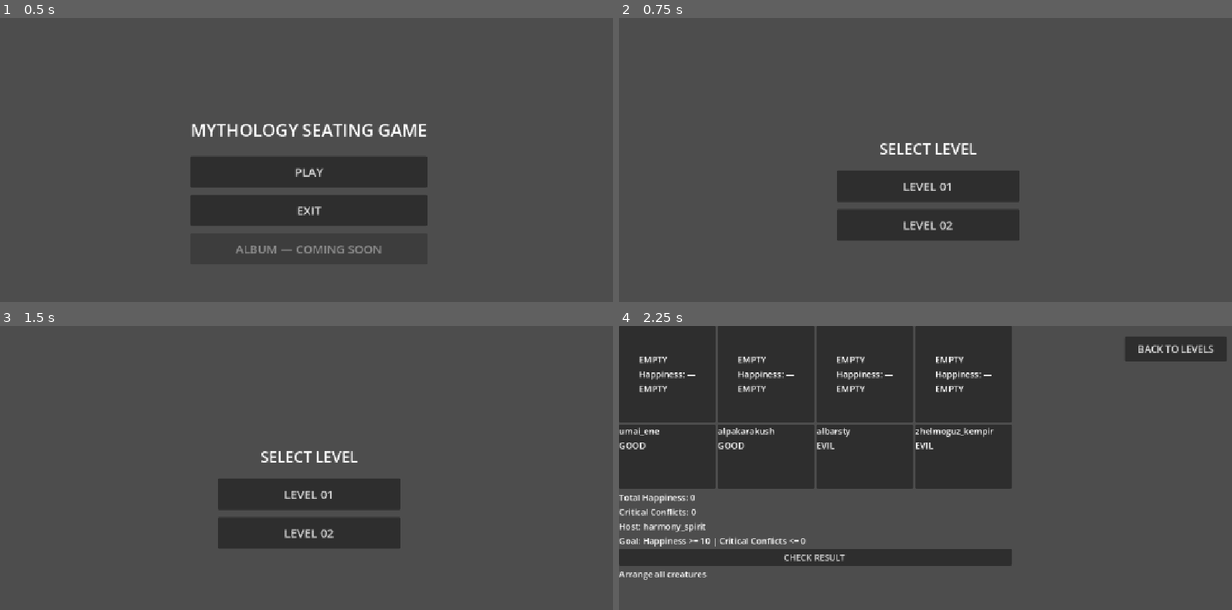
Above: before the commit, frames 1-4 (two rows, left to right).
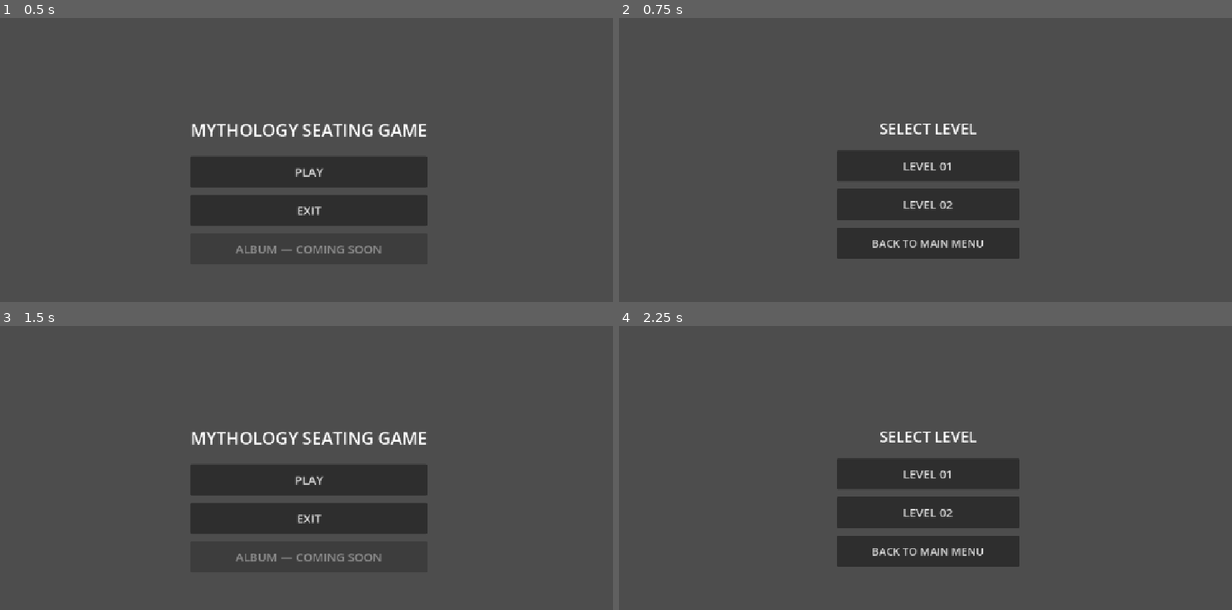
Above: after the commit, the same moments.

Repository: Malike-create/mythology-seating-game
Game: Godot game, scene res://scenes/main_menu/main_menu.tscn
The game is run twice, just before and just after one commit, with the same random seed, the same clock (stepped at 60 frames per second) and the same inputs.
Inputs (mouse positions are in pixels of both pictures, inside the frame that each line leads up to):
- Up to frame 1 (0.5 s): no input
- Up to frame 2 (0.75 s): click "PLAY" at 0.5 s
- Up to frame 3 (1.5 s): click (306, 550) at 1.25 s, where only the run after the commit has a clickable "BACK TO MAIN MENU"
- Up to frame 4 (2.25 s): click (925, 493) at 2 s, where only the run before the commit has a clickable "LEVEL 01"

Frame 1 is identical in both runs. In frame 2, 6.4% of the frame differs, in the area x 35-66%, y 37-85%; in frame 3, 7.1%; in frame 4, 41%, in the area x 0-100%, y 0-90%.

Commit message:
Add gameplay results and complete navigation flow

Diff:
--- a/scenes/gameplay/gameplay.tscn
+++ b/scenes/gameplay/gameplay.tscn
@@ -2,7 +2,6 @@
 
 [ext_resource type="Script" uid="uid://omw5xsw7fo7y" path="res://scripts/gameplay/placement_controller.gd" id="1_0w2j2"]
 [ext_resource type="Script" uid="uid://l3j50yysa2xw" path="res://scripts/gameplay/gameplay_controller.gd" id="2_gh441"]
-[ext_resource type="Resource" uid="uid://b7wj6asir27jg" path="res://data/levels/level_02.tres" id="3_pa1on"]
 [ext_resource type="Script" uid="uid://b4oyxfttcfksl" path="res://scripts/gameplay/level_scene_builder.gd" id="4_elju3"]
 [ext_resource type="PackedScene" uid="uid://eisikle2f4oi" path="res://scenes/gameplay/seat_slot.tscn" id="5_lb4ud"]
 [ext_resource type="PackedScene" uid="uid://y5m1amrh3lx0" path="res://scenes/gameplay/creature_card.tscn" id="6_bhb63"]
@@ -61,7 +60,6 @@
 
 [node name="GameplayController" type="Node" parent="." unique_id=1433047611 node_paths=PackedStringArray("level_scene_builder", "placement_controller", "host_label", "objective_label", "total_happiness_label", "critical_conflicts_label", "submit_button", "result_label")]
 script = ExtResource("2_gh441")
-level_data = ExtResource("3_pa1on")
 level_scene_builder = NodePath("../LevelSceneBuilder")
 placement_controller = NodePath("../PlacementController")
 host_label = NodePath("../MainColumn/StatusPanel/HostLabel")
@@ -83,3 +81,37 @@
 offset_right = 8.0
 offset_bottom = 8.0
 script = ExtResource("7_gh441")
+
+[node name="ResultOverlay" type="ColorRect" parent="." unique_id=874274761]
+layout_mode = 0
+offset_right = 40.0
+offset_bottom = 40.0
+
+[node name="CenterContainer" type="CenterContainer" parent="ResultOverlay" unique_id=1892388689]
+layout_mode = 0
+offset_right = 40.0
+offset_bottom = 40.0
+
+[node name="ResultPanel" type="PanelContainer" parent="ResultOverlay/CenterContainer" unique_id=203747153]
+layout_mode = 2
+
+[node name="ResultVBox" type="VBoxContainer" parent="ResultOverlay/CenterContainer/ResultPanel" unique_id=567771563]
+layout_mode = 2
+
+[node name="ResultTitleLabel" type="Label" parent="ResultOverlay/CenterContainer/ResultPanel/ResultVBox" unique_id=705923029]
+layout_mode = 2
+
+[node name="ResultDetailsLabel" type="Label" parent="ResultOverlay/CenterContainer/ResultPanel/ResultVBox" unique_id=375692311]
+layout_mode = 2
+
+[node name="ButtonsRow" type="HBoxContainer" parent="ResultOverlay/CenterContainer/ResultPanel/ResultVBox" unique_id=1492958673]
+layout_mode = 2
+
+[node name="NextLevelButton" type="Button" parent="ResultOverlay/CenterContainer/ResultPanel/ResultVBox/ButtonsRow" unique_id=1949395490]
+layout_mode = 2
+
+[node name="RetryButton" type="Button" parent="ResultOverlay/CenterContainer/ResultPanel/ResultVBox/ButtonsRow" unique_id=1109625524]
+layout_mode = 2
+
+[node name="BackButton" type="Button" parent="ResultOverlay/CenterContainer/ResultPanel/ResultVBox/ButtonsRow" unique_id=349314951]
+layout_mode = 2
--- a/scenes/level_select/level_select.tscn
+++ b/scenes/level_select/level_select.tscn
@@ -38,3 +38,6 @@
 custom_minimum_size = Vector2(340, 58)
 layout_mode = 2
 text = "LEVEL 02"
+
+[node name="BackToMainMenuButton" type="Button" parent="CenterContainer/VBoxContainer" unique_id=278438137]
+layout_mode = 2
--- a/scripts/gameplay/gameplay_controller.gd
+++ b/scripts/gameplay/gameplay_controller.gd
@@ -2,6 +2,19 @@
 extends Node
 
 
+const LEVEL_SELECT_SCENE_PATH: String = (
+	"res://scenes/level_select/level_select.tscn"
+)
+
+const GAMEPLAY_SCENE_PATH: String = (
+	"res://scenes/gameplay/gameplay.tscn"
+)
+
+const LEVEL_02: LevelData = preload(
+	"res://data/levels/level_02.tres"
+)
+
+
 @export_category("Level")
 
 @export var level_data: LevelData
@@ -23,6 +36,47 @@
 
 @export var submit_button: Button
 @export var result_label: Label
+
+
+@onready var result_overlay: ColorRect = (
+	$"../ResultOverlay"
+)
+
+@onready var result_center_container: CenterContainer = (
+	$"../ResultOverlay/CenterContainer"
+)
+
+@onready var result_panel: PanelContainer = (
+	$"../ResultOverlay/CenterContainer/ResultPanel"
+)
+
+@onready var result_vbox: VBoxContainer = (
+	$"../ResultOverlay/CenterContainer/ResultPanel/ResultVBox"
+)
+
+@onready var result_title_label: Label = (
+	$"../ResultOverlay/CenterContainer/ResultPanel/ResultVBox/ResultTitleLabel"
+)
+
+@onready var result_details_label: Label = (
+	$"../ResultOverlay/CenterContainer/ResultPanel/ResultVBox/ResultDetailsLabel"
+)
+
+@onready var buttons_row: HBoxContainer = (
+	$"../ResultOverlay/CenterContainer/ResultPanel/ResultVBox/ButtonsRow"
+)
+
+@onready var next_level_button: Button = (
+	$"../ResultOverlay/CenterContainer/ResultPanel/ResultVBox/ButtonsRow/NextLevelButton"
+)
+
+@onready var retry_button: Button = (
+	$"../ResultOverlay/CenterContainer/ResultPanel/ResultVBox/ButtonsRow/RetryButton"
+)
+
+@onready var result_back_button: Button = (
+	$"../ResultOverlay/CenterContainer/ResultPanel/ResultVBox/ButtonsRow/BackButton"
+)
 
 
 var _happiness_calculator: HappinessCalculator
@@ -45,13 +99,13 @@
 			"Gameplay uses Inspector level: ",
 			level_data.id
 		)
+
 	_happiness_calculator = HappinessCalculator.new()
 	_objective_evaluator = HostObjectiveEvaluator.new()
 
 	if not _validate_dependencies():
 		return
 
-	## Сначала создаём визуальные объекты уровня.
 	var level_built: bool = (
 		level_scene_builder.build_level(
 			level_data
@@ -61,8 +115,6 @@
 	if not level_built:
 		return
 
-	## После создания карточек и мест
-	## PlacementController собирает их в свои массивы.
 	var placement_initialized: bool = (
 		placement_controller.initialize()
 	)
@@ -87,8 +139,15 @@
 			_on_submit_pressed
 		)
 
+	_connect_result_buttons()
+	_configure_interface()
+	_configure_result_overlay()
+
 	_refresh_level_ui()
 	_refresh_happiness()
+
+	print("GAMEPLAY HUD READY")
+	print("RESULT OVERLAY READY")
 
 
 func _validate_dependencies() -> bool:
@@ -113,7 +172,171 @@
 	return true
 
 
+func _configure_interface() -> void:
+	if host_label != null:
+		host_label.visible = true
+
+	if objective_label != null:
+		objective_label.visible = true
+		objective_label.autowrap_mode = (
+			TextServer.AUTOWRAP_WORD_SMART
+		)
+
+	if total_happiness_label != null:
+		total_happiness_label.visible = true
+
+	if critical_conflicts_label != null:
+		critical_conflicts_label.visible = true
+
+	if submit_button != null:
+		submit_button.visible = true
+		submit_button.disabled = true
+		submit_button.text = "CHECK RESULT"
+		submit_button.focus_mode = Control.FOCUS_ALL
+
+	if result_label != null:
+		result_label.visible = true
+		result_label.text = ""
+		result_label.autowrap_mode = (
+			TextServer.AUTOWRAP_WORD_SMART
+		)
+
+
+func _configure_result_overlay() -> void:
+	result_overlay.visible = false
+	result_overlay.color = Color(
+		0.0,
+		0.0,
+		0.0,
+		0.75
+	)
+
+	result_overlay.mouse_filter = (
+		Control.MOUSE_FILTER_STOP
+	)
+
+	result_overlay.z_index = 200
+
+	result_overlay.set_anchors_and_offsets_preset(
+		Control.PRESET_FULL_RECT
+	)
+
+	result_center_container.set_anchors_and_offsets_preset(
+		Control.PRESET_FULL_RECT
+	)
+
+	result_panel.custom_minimum_size = Vector2(
+		540.0,
+		330.0
+	)
+
+	result_vbox.custom_minimum_size = Vector2(
+		500.0,
+		290.0
+	)
+
+	result_vbox.add_theme_constant_override(
+		"separation",
+		18
+	)
+
+	result_title_label.text = "LEVEL RESULT"
+
+	result_title_label.horizontal_alignment = (
+		HORIZONTAL_ALIGNMENT_CENTER
+	)
+
+	result_title_label.vertical_alignment = (
+		VERTICAL_ALIGNMENT_CENTER
+	)
+
+	result_title_label.add_theme_font_size_override(
+		"font_size",
+		32
+	)
+
+	result_details_label.horizontal_alignment = (
+		HORIZONTAL_ALIGNMENT_CENTER
+	)
+
+	result_details_label.vertical_alignment = (
+		VERTICAL_ALIGNMENT_CENTER
+	)
+
+	result_details_label.autowrap_mode = (
+		TextServer.AUTOWRAP_WORD_SMART
+	)
+
+	result_details_label.custom_minimum_size = Vector2(
+		480.0,
+		150.0
+	)
+
+	result_details_label.add_theme_font_size_override(
+		"font_size",
+		20
+	)
+
+	buttons_row.alignment = (
+		BoxContainer.ALIGNMENT_CENTER
+	)
+
+	buttons_row.add_theme_constant_override(
+		"separation",
+		12
+	)
+
+	next_level_button.text = "NEXT LEVEL"
+	retry_button.text = "RETRY"
+	result_back_button.text = "BACK TO LEVELS"
+
+	next_level_button.custom_minimum_size = Vector2(
+		150.0,
+		52.0
+	)
+
+	retry_button.custom_minimum_size = Vector2(
+		120.0,
+		52.0
+	)
+
+	result_back_button.custom_minimum_size = Vector2(
+		170.0,
+		52.0
+	)
+
+	next_level_button.focus_mode = Control.FOCUS_ALL
+	retry_button.focus_mode = Control.FOCUS_ALL
+	result_back_button.focus_mode = Control.FOCUS_ALL
+
+
+func _connect_result_buttons() -> void:
+	if not next_level_button.pressed.is_connected(
+		_on_next_level_pressed
+	):
+		next_level_button.pressed.connect(
+			_on_next_level_pressed
+		)
+
+	if not retry_button.pressed.is_connected(
+		_on_retry_pressed
+	):
+		retry_button.pressed.connect(
+			_on_retry_pressed
+		)
+
+	if not result_back_button.pressed.is_connected(
+		_on_result_back_pressed
+	):
+		result_back_button.pressed.connect(
+			_on_result_back_pressed
+		)
+
+
 func _on_placement_changed() -> void:
+	if result_overlay.visible:
+		result_overlay.visible = false
+
 	if result_label != null:
 		result_label.text = ""
 
@@ -128,16 +351,19 @@
 		if level_data.host != null:
 			host_label.text = (
 				"Host: "
-				+ String(level_data.host.id)
+				+ _format_display_name(
+					String(level_data.host.id)
+				)
 			)
 		else:
-			host_label.text = "Host: NONE"
+			host_label.text = "Host: None"
 
 	if objective_label != null:
 		objective_label.text = (
-			"Goal: Happiness >= "
+			"Goal:\n"
+			+ "Happiness >= "
 			+ str(level_data.required_happiness)
-			+ " | Critical Conflicts <= "
+			+ "\nCritical Conflicts <= "
 			+ str(level_data.max_critical_conflicts)
 		)
 
@@ -161,7 +387,8 @@
 	)
 
 	_refresh_global_ui(
-		_current_table_result
+		_current_table_result,
+		placements
 	)
 
 	_refresh_seat_ui(
@@ -174,19 +401,68 @@
 
 
 func _refresh_global_ui(
-	result: TableHappinessResult
+	result: TableHappinessResult,
+	placements: Array[CreatureData]
 ) -> void:
+	var filled_seats: int = (
+		_count_filled_seats(
+			placements
+		)
+	)
+
+	var total_seats: int = placements.size()
+
+	var all_seats_filled: bool = (
+		total_seats > 0
+		and filled_seats == total_seats
+	)
+
 	if total_happiness_label != null:
 		total_happiness_label.text = (
-			"Total Happiness: "
+			"Happiness: "
 			+ str(result.total_score)
+			+ " / "
+			+ str(level_data.required_happiness)
 		)
 
 	if critical_conflicts_label != null:
 		critical_conflicts_label.text = (
 			"Critical Conflicts: "
 			+ str(result.critical_pair_count)
-		)
+			+ " / "
+			+ str(level_data.max_critical_conflicts)
+		)
+
+	if submit_button != null:
+		submit_button.disabled = not all_seats_filled
+
+		if all_seats_filled:
+			submit_button.text = "CHECK RESULT"
+		else:
+			submit_button.text = (
+				"CHECK RESULT ("
+				+ str(filled_seats)
+				+ "/"
+				+ str(total_seats)
+				+ " SEATS)"
+			)
+
+	if (
+		result_label != null
+		and result_label.text.is_empty()
+	):
+		if all_seats_filled:
+			result_label.text = (
+				"All seats are filled. "
+				+ "Press CHECK RESULT."
+			)
+		else:
+			result_label.text = (
+				"Place all creatures. Seats filled: "
+				+ str(filled_seats)
+				+ " / "
+				+ str(total_seats)
+			)
 
 
 func _refresh_seat_ui(
@@ -229,10 +505,13 @@
 		)
 	)
 
-	if result_label != null:
-		result_label.text = (
-			objective_result.get_status_text()
-		)
+	_show_objective_result(
+		objective_result
+	)
+
+	_show_result_overlay(
+		objective_result
+	)
 
 	print("")
 	print("====================================")
@@ -257,6 +536,225 @@
 	print(
 		"LEVEL PASSED: ",
 		objective_result.passed
+	)
+
+
+func _show_objective_result(
+	objective_result: HostObjectiveResult
+) -> void:
+	if result_label == null:
+		return
+
+	if objective_result.passed:
+		result_label.text = (
+			"LEVEL COMPLETE!\n"
+			+ "Happiness: "
+			+ str(_current_table_result.total_score)
+			+ " / "
+			+ str(level_data.required_happiness)
+			+ "\nCritical Conflicts: "
+			+ str(_current_table_result.critical_pair_count)
+			+ " / "
+			+ str(level_data.max_critical_conflicts)
+		)
+
+		return
+
+	var failure_reasons: PackedStringArray = []
+
+	if not objective_result.all_seats_filled:
+		failure_reasons.append(
+			"Fill all seats."
+		)
+
+	if not objective_result.happiness_met:
+		failure_reasons.append(
+			"Not enough happiness."
+		)
+
+	if not objective_result.conflicts_met:
+		failure_reasons.append(
+			"Too many critical conflicts."
+		)
+
+	result_label.text = (
+		"LEVEL NOT COMPLETE\n"
+		+ "\n".join(failure_reasons)
+		+ "\nHappiness: "
+		+ str(_current_table_result.total_score)
+		+ " / "
+		+ str(level_data.required_happiness)
+		+ "\nCritical Conflicts: "
+		+ str(_current_table_result.critical_pair_count)
+		+ " / "
+		+ str(level_data.max_critical_conflicts)
+	)
+
+
+func _show_result_overlay(
+	objective_result: HostObjectiveResult
+) -> void:
+	var details: PackedStringArray = []
+
+	details.append(
+		"Happiness: "
+		+ str(_current_table_result.total_score)
+		+ " / "
+		+ str(level_data.required_happiness)
+	)
+
+	details.append(
+		"Critical Conflicts: "
+		+ str(_current_table_result.critical_pair_count)
+		+ " / "
+		+ str(level_data.max_critical_conflicts)
+	)
+
+	if objective_result.passed:
+		result_title_label.text = (
+			"LEVEL COMPLETE!"
+		)
+
+		details.append("")
+		details.append(
+			"The host is satisfied."
+		)
+	else:
+		result_title_label.text = (
+			"LEVEL NOT COMPLETE"
+		)
+
+		details.append("")
+
+		if not objective_result.happiness_met:
+			details.append(
+				"Not enough happiness."
+			)
+
+		if not objective_result.conflicts_met:
+			details.append(
+				"Too many critical conflicts."
+			)
+
+	result_details_label.text = (
+		"\n".join(details)
+	)
+
+	var next_level: LevelData = (
+		_get_next_level()
+	)
+
+	next_level_button.visible = (
+		objective_result.passed
+		and next_level != null
+	)
+
+	retry_button.visible = true
+	result_back_button.visible = true
+
+	result_overlay.visible = true
+
+	if next_level_button.visible:
+		next_level_button.grab_focus()
+	else:
+		retry_button.grab_focus()
+
+
+func _get_next_level() -> LevelData:
+	if level_data == null:
+		return null
+
+	if String(level_data.id) == "level_01":
+		return LEVEL_02
+
+	return null
+
+
+func _on_next_level_pressed() -> void:
+	var next_level: LevelData = (
+		_get_next_level()
+	)
+
+	if next_level == null:
+		return
+
+	print(
+		"NEXT LEVEL PRESSED: ",
+		next_level.id
+	)
+
+	GameSession.select_level(
+		next_level
+	)
+
+	var error: Error = (
+		get_tree().change_scene_to_file(
+			GAMEPLAY_SCENE_PATH
+		)
+	)
+
+	if error != OK:
+		push_error(
+			"GameplayController: failed to open next level. Error: "
+			+ str(error)
+		)
+
+
+func _on_retry_pressed() -> void:
+	print("RETRY LEVEL PRESSED")
+
+	GameSession.select_level(
+		level_data
+	)
+
+	var error: Error = (
+		get_tree().reload_current_scene()
+	)
+
+	if error != OK:
+		push_error(
+			"GameplayController: failed to reload level. Error: "
+			+ str(error)
+		)
+
+
+func _on_result_back_pressed() -> void:
+	print("RESULT BACK TO LEVELS PRESSED")
+
+	GameSession.clear_selected_level()
+
+	var error: Error = (
+		get_tree().change_scene_to_file(
+			LEVEL_SELECT_SCENE_PATH
+		)
+	)
+
+	if error != OK:
+		push_error(
+			"GameplayController: failed to open level select. Error: "
+			+ str(error)
+		)
+
+
+func _count_filled_seats(
+	placements: Array[CreatureData]
+) -> int:
+	var filled_seats: int = 0
+
+	for creature: CreatureData in placements:
+		if creature != null:
+			filled_seats += 1
+
+	return filled_seats
+
+
+func _format_display_name(
+	raw_name: String
+) -> String:
+	return (
+		raw_name
+		.replace("_", " ")
+		.capitalize()
 	)
 
 
--- a/scripts/ui/level_select_controller.gd
+++ b/scripts/ui/level_select_controller.gd
@@ -5,6 +5,10 @@
 	"res://scenes/gameplay/gameplay.tscn"
 )
 
+const MAIN_MENU_SCENE_PATH: String = (
+	"res://scenes/main_menu/main_menu.tscn"
+)
+
 const LEVEL_01: LevelData = preload(
 	"res://data/levels/level_01.tres"
 )
@@ -32,6 +36,10 @@
 
 @onready var level_02_button: Button = (
 	$CenterContainer/VBoxContainer/Level02Button
+)
+
+@onready var back_to_main_menu_button: Button = (
+	$CenterContainer/VBoxContainer/BackToMainMenuButton
 )
 
 
@@ -49,77 +57,69 @@
 	call_deferred("_apply_layout")
 
 	print("LEVEL SELECT READY")
-	print("Level 01 signal connected: ",
+
+	print(
+		"Level 01 signal connected: ",
 		level_01_button.pressed.is_connected(
 			_on_level_01_pressed
 		)
 	)
-	print("Level 02 signal connected: ",
+
+	print(
+		"Level 02 signal connected: ",
 		level_02_button.pressed.is_connected(
 			_on_level_02_pressed
 		)
 	)
 
+	print(
+		"Back to main signal connected: ",
+		back_to_main_menu_button.pressed.is_connected(
+			_on_back_to_main_menu_pressed
+		)
+	)
+
 
 func _configure_interface() -> void:
-	## Показываем все узлы.
 	visible = true
 	center_container.visible = true
 	vbox_container.visible = true
 	title_label.visible = true
 	level_01_button.visible = true
 	level_02_button.visible = true
-
-	## Убираем ограничение максимального размера.
+	back_to_main_menu_button.visible = true
+
 	custom_maximum_size = Vector2(-1.0, -1.0)
 	center_container.custom_maximum_size = Vector2(-1.0, -1.0)
 	vbox_container.custom_maximum_size = Vector2(-1.0, -1.0)
 	title_label.custom_maximum_size = Vector2(-1.0, -1.0)
 	level_01_button.custom_maximum_size = Vector2(-1.0, -1.0)
 	level_02_button.custom_maximum_size = Vector2(-1.0, -1.0)
-
-	## Устанавливаем тексты.
+	back_to_main_menu_button.custom_maximum_size = Vector2(-1.0, -1.0)
+
 	title_label.text = "SELECT LEVEL"
 	level_01_button.text = "LEVEL 01"
 	level_02_button.text = "LEVEL 02"
-
-	## Заголовок не должен перехватывать мышь.
-	title_label.mouse_filter = (
-		Control.MOUSE_FILTER_IGNORE
-	)
-
-	## Контейнеры пропускают события к кнопкам.
-	center_container.mouse_filter = (
-		Control.MOUSE_FILTER_PASS
-	)
-
-	vbox_container.mouse_filter = (
-		Control.MOUSE_FILTER_PASS
-	)
-
-	## Кнопки принимают события мыши.
-	level_01_button.mouse_filter = (
+	back_to_main_menu_button.text = "BACK TO MAIN MENU"
+
+	title_label.mouse_filter = Control.MOUSE_FILTER_IGNORE
+	center_container.mouse_filter = Control.MOUSE_FILTER_PASS
+	vbox_container.mouse_filter = Control.MOUSE_FILTER_PASS
+
+	level_01_button.mouse_filter = Control.MOUSE_FILTER_STOP
+	level_02_button.mouse_filter = Control.MOUSE_FILTER_STOP
+	back_to_main_menu_button.mouse_filter = (
 		Control.MOUSE_FILTER_STOP
 	)
 
-	level_02_button.mouse_filter = (
-		Control.MOUSE_FILTER_STOP
-	)
-
-	## Убеждаемся, что кнопки активны.
 	level_01_button.disabled = false
 	level_02_button.disabled = false
-
-	## Разрешаем управление с клавиатуры.
-	level_01_button.focus_mode = (
-		Control.FOCUS_ALL
-	)
-
-	level_02_button.focus_mode = (
-		Control.FOCUS_ALL
-	)
-
-	## Заголовок.
+	back_to_main_menu_button.disabled = false
+
+	level_01_button.focus_mode = Control.FOCUS_ALL
+	level_02_button.focus_mode = Control.FOCUS_ALL
+	back_to_main_menu_button.focus_mode = Control.FOCUS_ALL
+
 	title_label.horizontal_alignment = (
 		HORIZONTAL_ALIGNMENT_CENTER
 	)
@@ -138,32 +138,39 @@
 		28
 	)
 
-	## Первая кнопка.
 	level_01_button.custom_minimum_size = Vector2(
 		340.0,
 		58.0
 	)
 
+	level_02_button.custom_minimum_size = Vector2(
+		340.0,
+		58.0
+	)
+
+	back_to_main_menu_button.custom_minimum_size = Vector2(
+		340.0,
+		58.0
+	)
+
 	level_01_button.add_theme_font_size_override(
 		"font_size",
 		22
 	)
 
-	## Вторая кнопка.
-	level_02_button.custom_minimum_size = Vector2(
-		340.0,
-		58.0
-	)
-
 	level_02_button.add_theme_font_size_override(
 		"font_size",
 		22
 	)
 
-	## Расстояние между элементами.
+	back_to_main_menu_button.add_theme_font_size_override(
+		"font_size",
+		20
+	)
+
 	vbox_container.custom_minimum_size = Vector2(
 		340.0,
-		210.0
+		285.0
 	)
 
 	vbox_container.add_theme_constant_override(
@@ -187,13 +194,19 @@
 			_on_level_02_pressed
 		)
 
+	if not back_to_main_menu_button.pressed.is_connected(
+		_on_back_to_main_menu_pressed
+	):
+		back_to_main_menu_button.pressed.connect(
+			_on_back_to_main_menu_pressed
+		)
+
 
 func _apply_layout() -> void:
 	var viewport_size: Vector2 = (
 		get_viewport_rect().size
 	)
 
-	## Размер корневого LevelSelect.
 	anchor_left = 0.0
 	anchor_top = 0.0
 	anchor_right = 0.0
@@ -204,7 +217,6 @@
 	offset_right = viewport_size.x
 	offset_bottom = viewport_size.y
 
-	## CenterContainer занимает всё окно.
 	center_container.anchor_left = 0.0
 	center_container.anchor_top = 0.0
 	center_container.anchor_right = 0.0
@@ -234,14 +246,19 @@
 	_start_level(LEVEL_02)
 
 
-func _start_level(level: LevelData) -> void:
+func _start_level(
+	level: LevelData
+) -> void:
 	if level == null:
 		push_error(
 			"LevelSelect: selected level is null."
 		)
 		return
 
-	print("Starting level: ", level.id)
+	print(
+		"Starting level: ",
+		level.id
+	)
 
 	GameSession.select_level(level)
 
@@ -250,8 +267,10 @@
 		GAMEPLAY_SCENE_PATH
 	)
 
-	var error: Error = get_tree().change_scene_to_file(
-		GAMEPLAY_SCENE_PATH
+	var error: Error = (
+		get_tree().change_scene_to_file(
+			GAMEPLAY_SCENE_PATH
+		)
 	)
 
 	if error != OK:
@@ -259,3 +278,21 @@
 			"LevelSelect: failed to open gameplay scene. Error: "
 			+ str(error)
 		)
+
+
+func _on_back_to_main_menu_pressed() -> void:
+	print("BACK TO MAIN MENU BUTTON PRESSED")
+
+	GameSession.clear_selected_level()
+
+	var error: Error = (
+		get_tree().change_scene_to_file(
+			MAIN_MENU_SCENE_PATH
+		)
+	)
+
+	if error != OK:
+		push_error(
+			"LevelSelect: failed to open main menu. Error: "
+			+ str(error)
+		)
Not shown, added: export_presets.cfg
